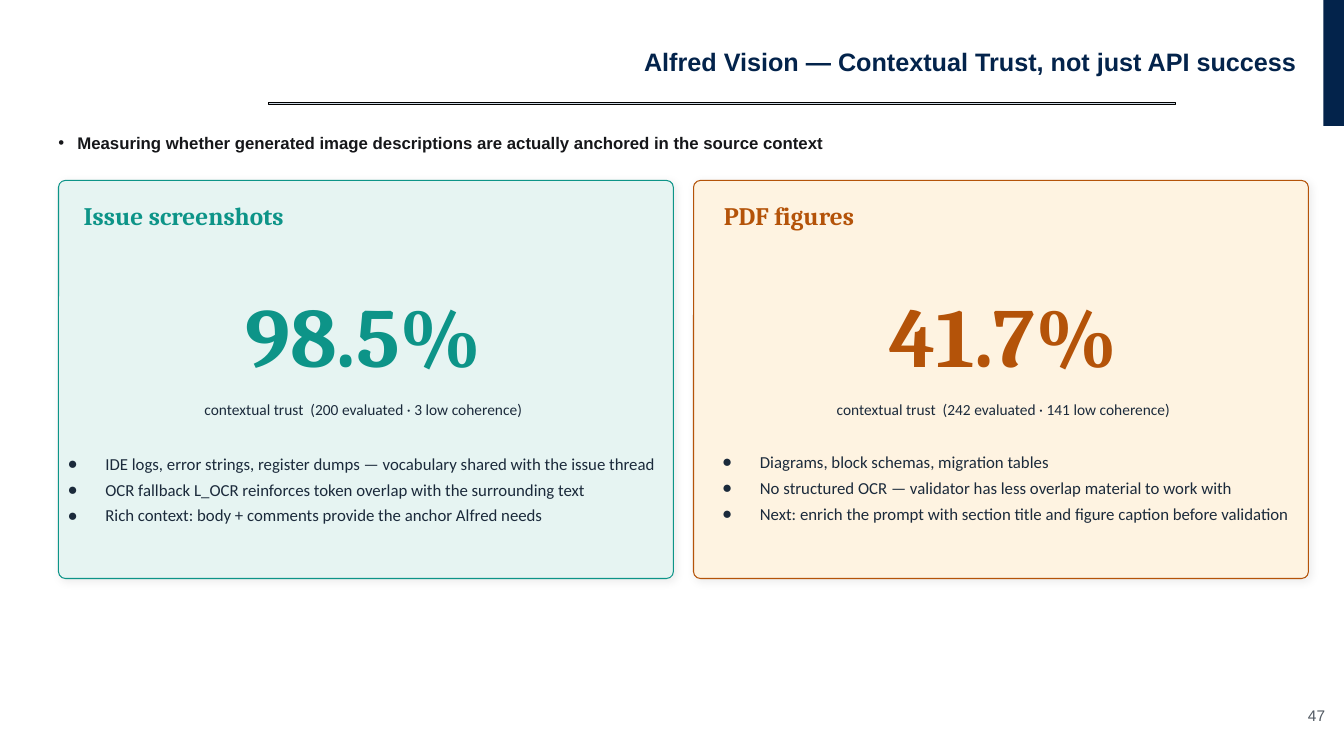
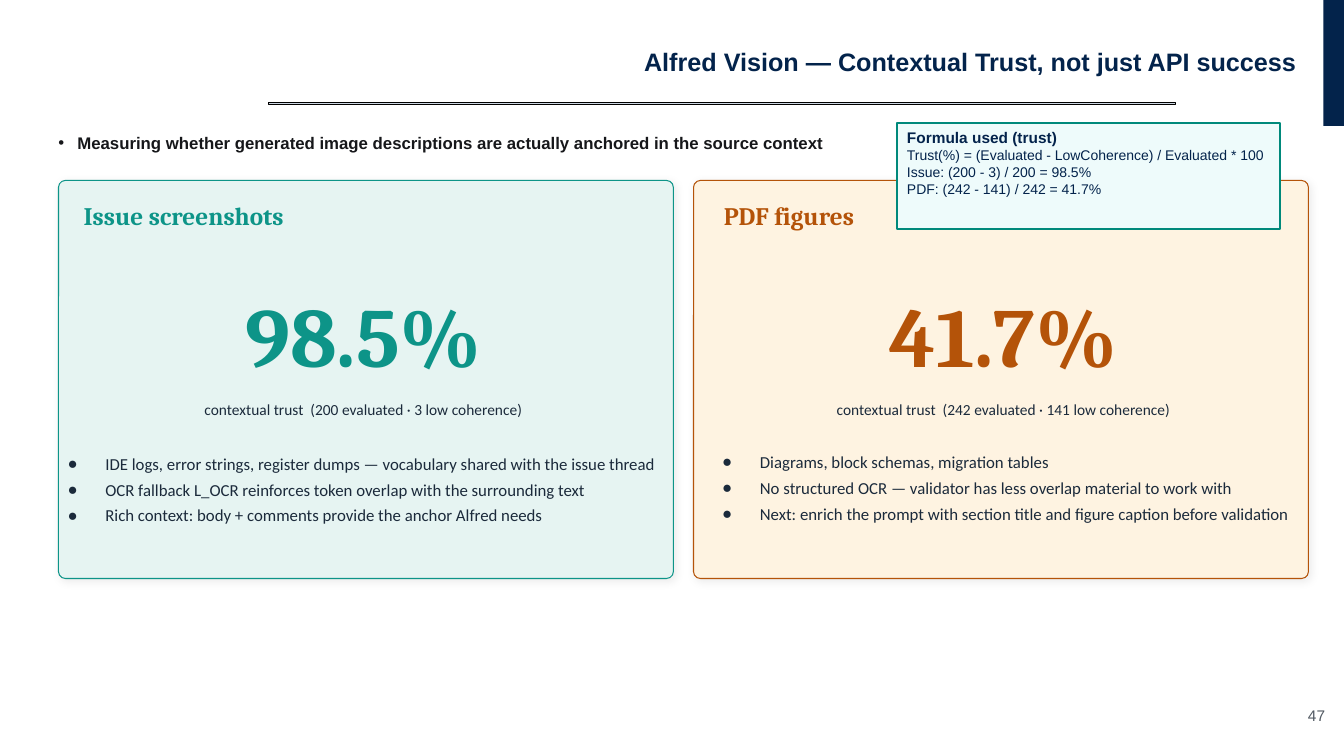
Before and after one commit to ALABSTM/stm32cube-gh-kb-pipeline, a slide deck: slide 47 of docs/STM32Cube_worshopF1.pptx. Drawn at 1344x756 pixels with LibreOffice and Linux fonts; fonts in the diff are those of the drawing; background and template pictures are left out. Boxes give left, top, right and bottom in pixels: in the first picture for what was removed or moved away, otherwise in the second. Text is boxed around its words. In the diff, an @@ line names an element or a change of style, - is before the commit and + after.

```diff
--- a/docs/STM32Cube_worshopF1.pptx
+++ b/docs/STM32Cube_worshopF1.pptx
@@ rectangle added at box(897, 123, 1280, 229), fill #EEFBFB, outline #00897B 1.5 pt, 10 pt, text #03234B @@
+Formula used (trust)
+Trust(%) = (Evaluated - LowCoherence) / Evaluated * 100
+Issue: (200 - 3) / 200 = 98.5%
+PDF: (242 - 141) / 242 = 41.7%
```
Also in this commit, not shown: 1 other slide changed, 14 other files.
